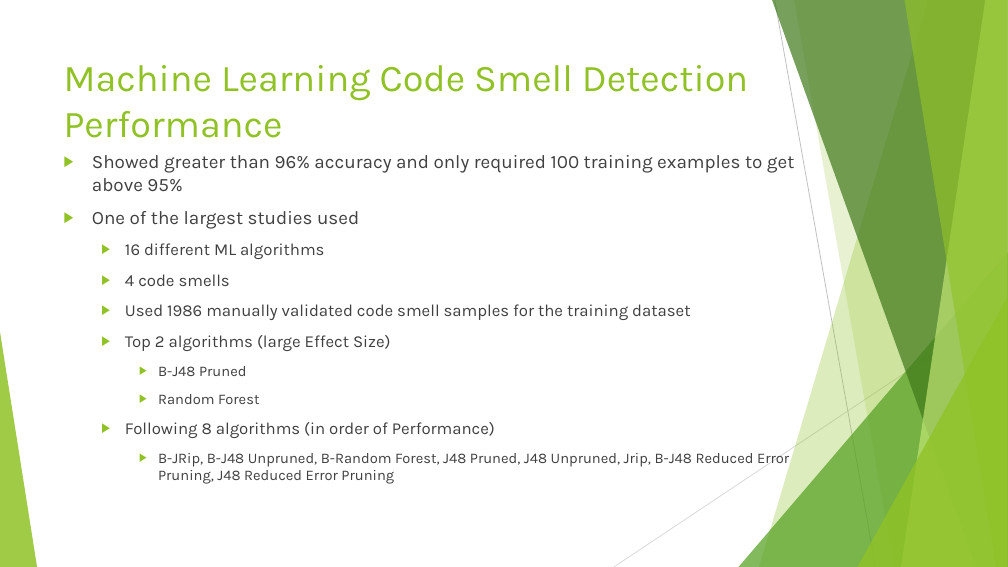
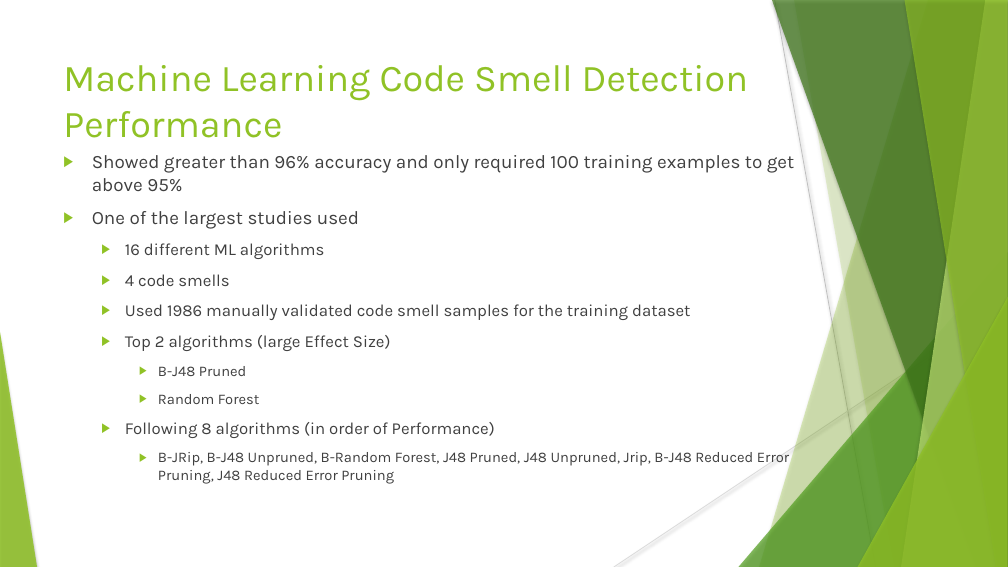
Before and after one commit to rodger79/CS6000, a slide deck: slide 10 of presentation/Presentation On Code Smells and Machine Learning Research.pptx (slide 11 before the commit). Drawn at 1008x567 pixels with LibreOffice and Linux fonts; fonts in the diff are those of the drawing. Boxes give left, top, right and bottom in pixels: in the first picture for what was removed or moved away, otherwise in the second. Text is boxed around its words. In the diff, an @@ line names an element or a change of style, - is before the commit and + after.

```diff
--- a/presentation/Presentation On Code Smells and Machine Learning Research.pptx
+++ b/presentation/Presentation On Code Smells and Machine Learning Research.pptx
@@ line (775, 0) - (876, 567): stroke #BFBFBF 0.75 pt to #BFBFBF 0.74 pt @@
@@ freeform shape at (x1=794, y1=0, x2=1008, y2=567): shadow on; outline redrawn @@
@@ text at (x1=92, y1=155, x2=794, y2=229): indent changed @@
@@ shadow on in 6 elements at (x1=759, y1=0, x2=1008, y2=567), (x1=739, y1=252, x2=1008, y2=567), (x1=772, y1=0, x2=1008, y2=567), (x1=901, y1=0, x2=1008, y2=567), (x1=904, y1=0, x2=1008, y2=567), (x1=858, y1=297, x2=1008, y2=567) @@
@@ line (1008, 305) - (614, 567): stroke #D9D9D9 0.75 pt to #D9D9D9 0.74 pt @@
```
Also in this commit, not shown: 15 other slides changed, 2 slides removed.
